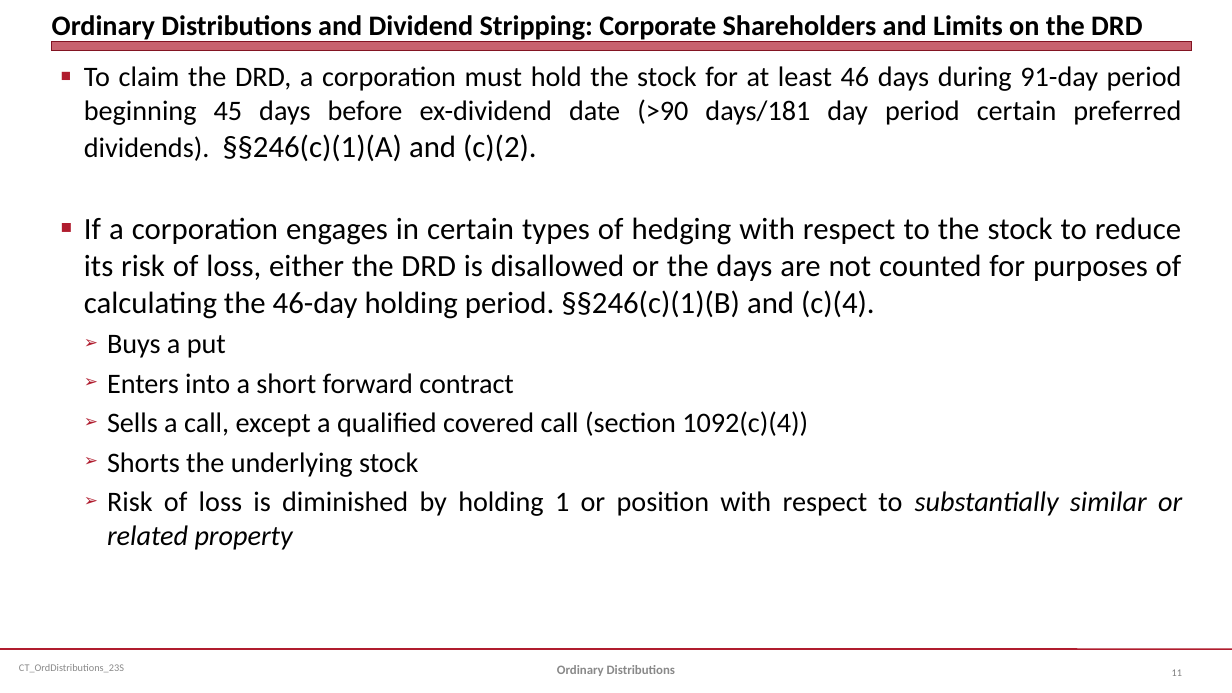
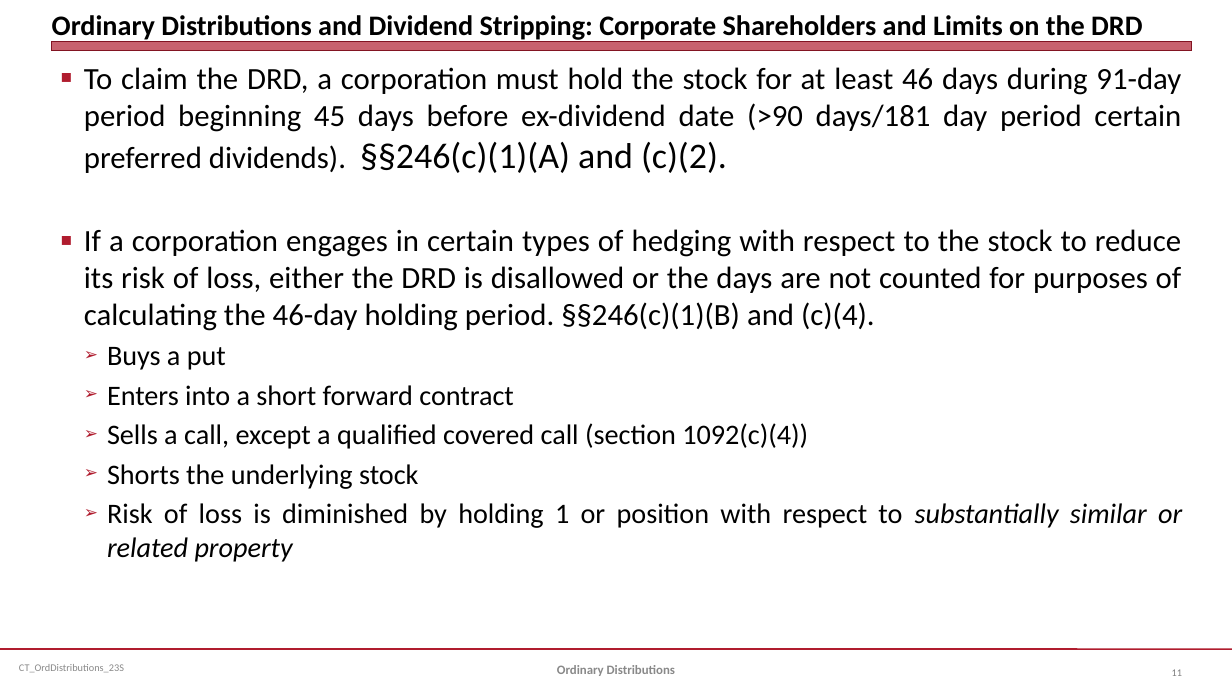
Before and after one commit to jmc877/Corporate-Tax, a slide deck: slide 11 of slides/CT_OrdDistributions_23S.pptx. Drawn at 1232x693 pixels with LibreOffice and Linux fonts; fonts in the diff are those of the drawing. Boxes give left, top, right and bottom in pixels: in the first picture for what was removed or moved away, otherwise in the second. Text is boxed around its words. In the diff, an @@ line names an element or a change of style, - is before the commit and + after.

```diff
--- a/slides/CT_OrdDistributions_23S.pptx
+++ b/slides/CT_OrdDistributions_23S.pptx
@@ text at (x1=84, y1=67, x2=1181, y2=173): size 22 to 24 pt in "To claim the DRD, a corporation must ..."; size 24 to 28 pt in "§§246(c)(1)(A) and (c)(2)." @@
```
Also in this commit, not shown: 3 other slides changed.
